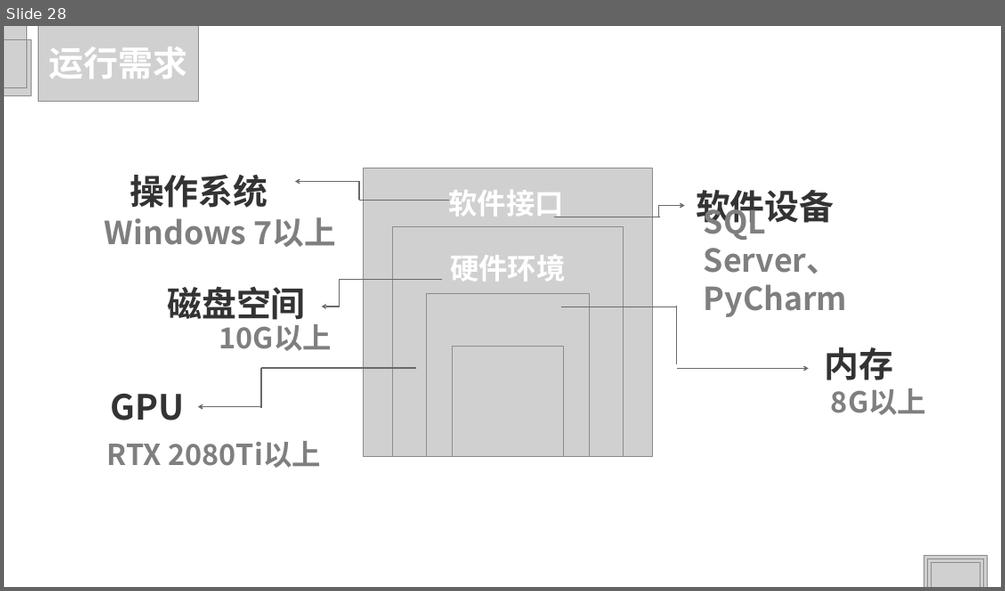
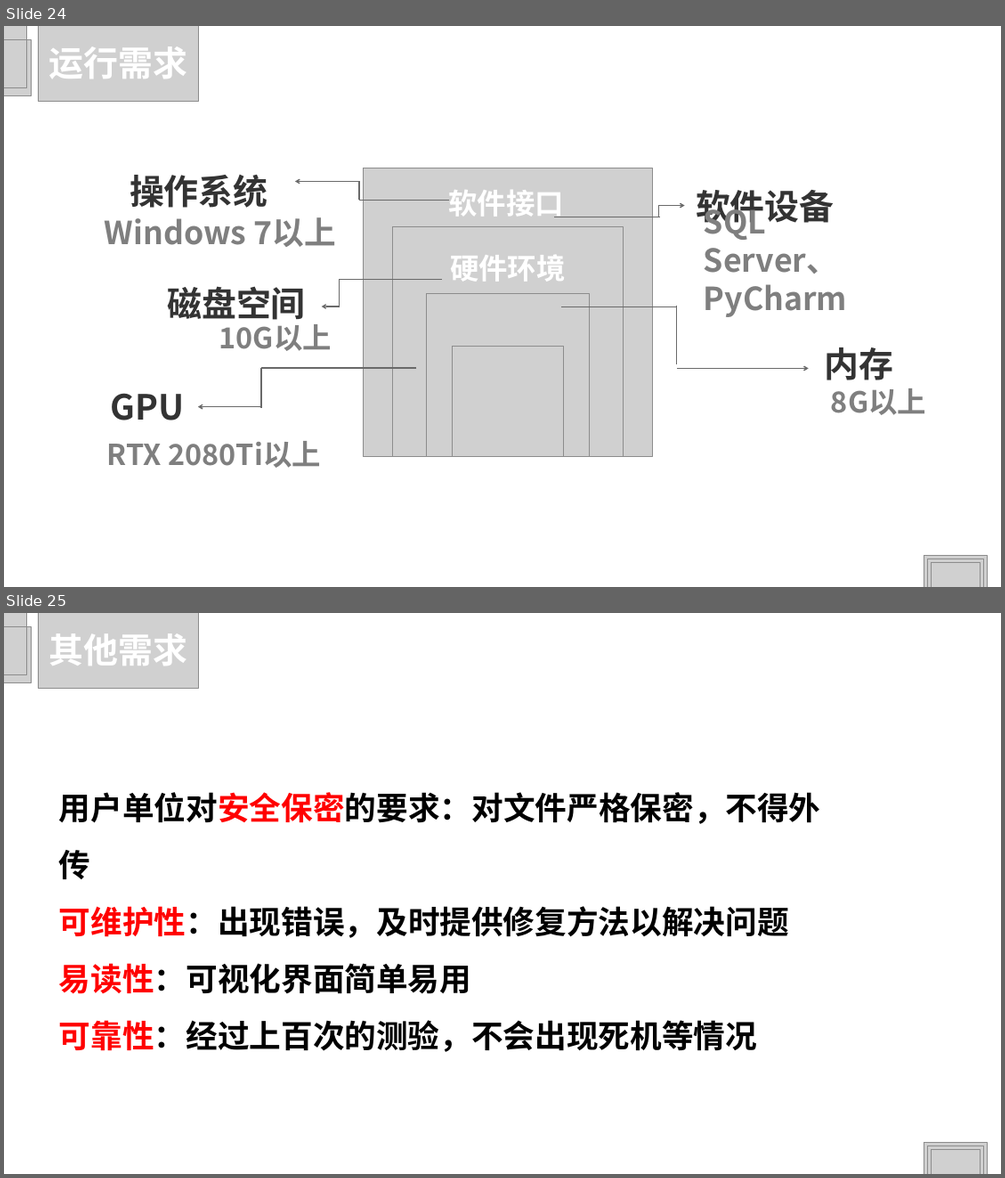
Before and after one commit to HJHGJGHHG/Sentiment-Analysis-System, a slide deck: 文档/PPT.pptx. Shown one above the other, each under a label of ours: slide 28 before the commit, slides 24 and 25 after it. The pictures are 1005x591 and 1005x1178 pixels, drawn with LibreOffice and Linux fonts; fonts in the diff are those of the drawing; grey boxes stand for pictures; background and template pictures are left out. Boxes give left, top, right and bottom in pixels: in the first picture for what was removed or moved away, otherwise in the second. Text is boxed around its words. In the diff, an @@ line names an element or a change of style, - is before the commit and + after.

```diff
--- a/文档/PPT.pptx
+++ b/文档/PPT.pptx
@@ slide 25 added at [4, 613, 1001, 1174], background picture (left out) @@
@@ picture added at [4, 613, 26, 654] @@
@@ picture added at [4, 626, 31, 682] @@
@@ picture added at [4, 626, 26, 674] @@
@@ picture added at [38, 613, 199, 688] @@
@@ text added at [49, 633, 188, 666], 48 pt, text #FFFFFF, bold @@
+其他需求
@@ text added at [59, 792, 821, 1052], 44 pt, text #000000, bold @@
+用户单位对安全保密的要求：对文件严格保密，不得外传
+可维护性：出现错误，及时提供修复方法以解决问题
+易读性：可视化界面简单易用
+可靠性：经过上百次的测验，不会出现死机等情况
@@ picture added at [923, 1142, 987, 1174] @@
@@ picture added at [927, 1145, 983, 1174] @@
@@ picture added at [930, 1150, 979, 1174] @@
@@ what was slide 28 is now slide 24 @@
```
Also in this commit, not shown: 12 slides changed, 2 other slides added, 5 slides removed, 4 other files.
